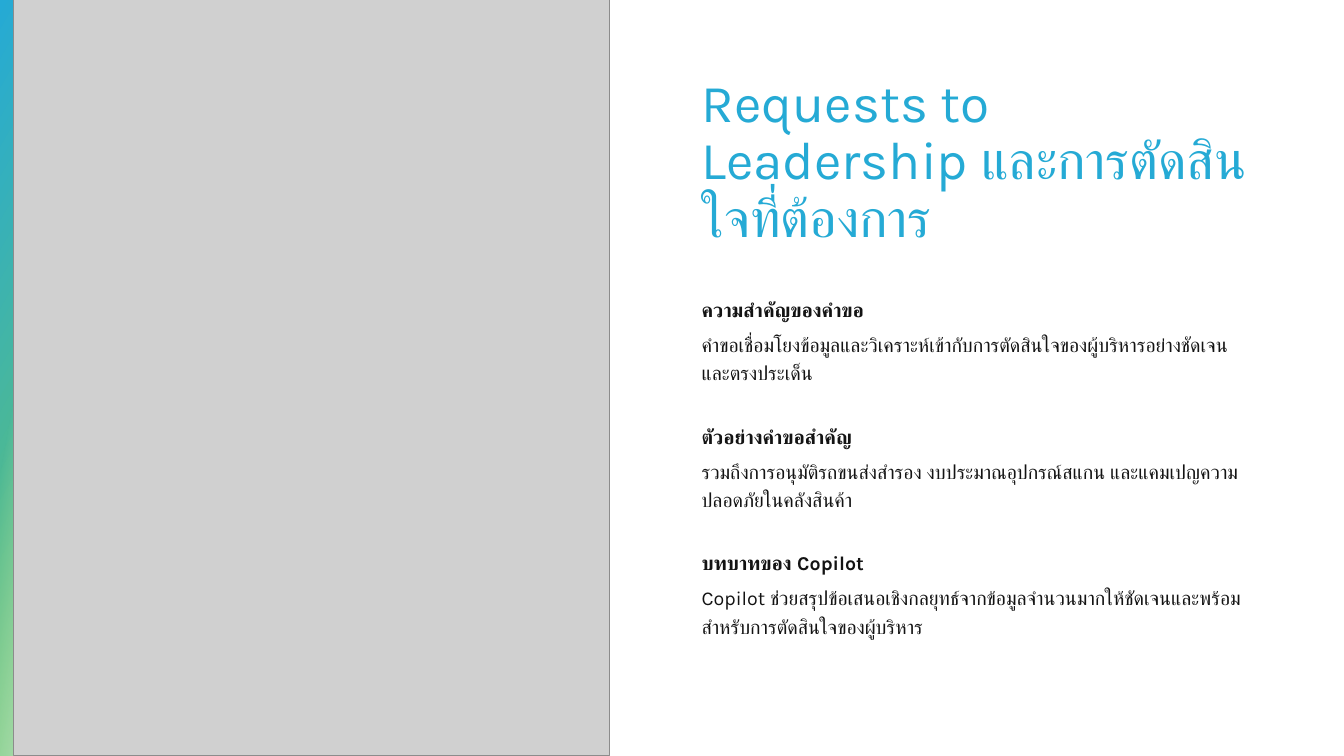
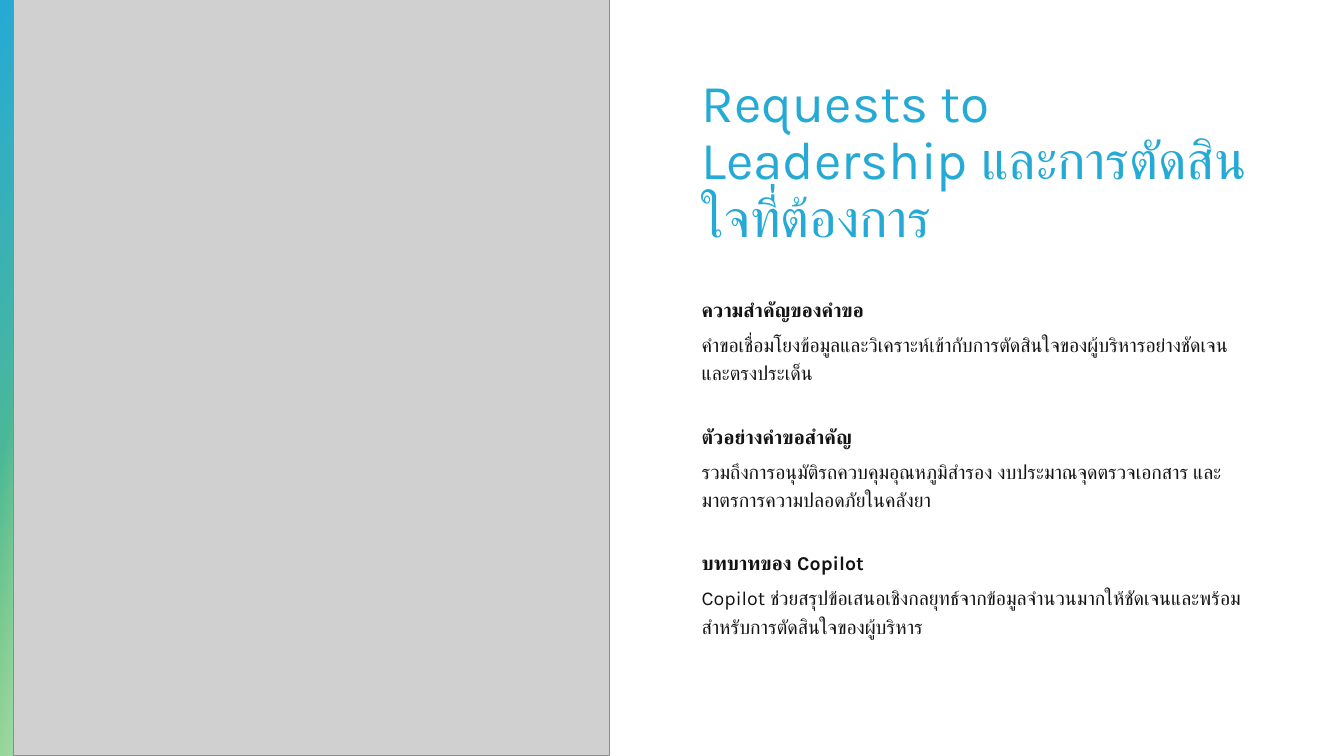
Before and after one commit to teerasej/ai-for-everyone, a slide deck: slide 13 of files/CPALL_Lab_PPT_Executive_Update_Template.pptx. Drawn at 1344x756 pixels with LibreOffice and Linux fonts; fonts in the diff are those of the drawing; grey boxes stand for pictures. Boxes give left, top, right and bottom in pixels: in the first picture for what was removed or moved away, otherwise in the second. Text is boxed around its words. In the diff, an @@ line names an element or a change of style, - is before the commit and + after.

```diff
--- a/files/CPALL_Lab_PPT_Executive_Update_Template.pptx
+++ b/files/CPALL_Lab_PPT_Executive_Update_Template.pptx
@@ text at box(702, 464, 1188, 507): text changed @@
-  รวมถึงการอนุมัติรถขนส่งสำรอง งบประมาณอุปกรณ์สแกน และแคมเปญความปลอดภัยในคลังสินค้า
+  รวมถึงการอนุมัติรถควบคุมอุณหภูมิสำรอง งบประมาณจุดตรวจเอกสาร และมาตรการความปลอดภัยในคลังยา
```
Also in this commit, not shown: 5 other slides changed, 8 other files.
